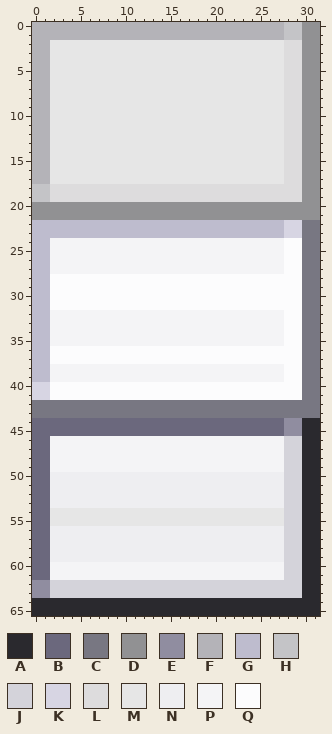
Sprite sheet -- res/vis/gui/gui_creation_newdialogue_textinput.png. The picture above is the old version.
The file is 32x66 pixels. Colours within 5 levels of each other are drawn and written as one.
Palette (. is transparent): A #2a292e  B #6b687d  C #787782  D #919193  E #908da0  F #b4b3b8  G #bebcce  H #c4c4c7  J #d4d3da  K #d7d5e3  L #dddcdd  M #e6e6e6  N #eeeef1  P #f4f4f6  Q #fcfcfd
Now the later version:
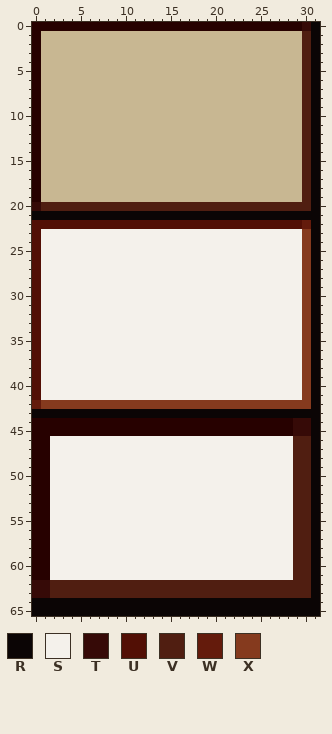
Colours new in this view: R #0b0505  S #f4f1eb  T #360a07  U #520f05  V #501e11  W #641b0c  X #853a1e
The exact change:
Colour B changes from #6b687d to #270100.
Colour M changes from #e6e6e6 to #c8b792.
Colour E becomes colour B in rows 44 to 45 at x 28.
Colour F becomes colour B in row 0 at x 0 to 27; in rows 1 to 17 at x 0.
Colour H becomes colour B in row 0 at x 28 to 29; in rows 18 to 19 at x 0.
Colour F becomes colour M in row 1 at x 1 to 27; in rows 2 to 17 at x 1.
Colour H becomes colour M in row 1 at x 28 to 29; in rows 18 to 19 at x 1.
Colour L becomes colour M in rows 2 to 17 at x 28 to 29; in rows 18 to 19 at x 2 to 29.
Colour A becomes colour R in rows 44 to 63 at x 31; in rows 64 to 65 at x 0 to 31.
Colour C becomes colour R in rows 22 to 42 at x 31; in row 43 at x 0 to 31.
Colour D becomes colour R in rows 0 to 20 at x 31; in row 21 at x 0 to 31.
Colour G becomes colour S in row 23 at x 1 to 27; in rows 24 to 39 at x 1.
Colour J becomes colour S in rows 46 to 61 at x 28.
Colour K becomes colour S in row 23 at x 28 to 29; in rows 40 to 41 at x 1.
Colour M becomes colour S in rows 54 to 55 at x 2 to 27.
Colour N becomes colour S in rows 50 to 53 at x 2 to 27; in rows 56 to 59 at x 2 to 27.
Colour P becomes colour S in rows 24 to 27 at x 2 to 27; in rows 32 to 35 at x 2 to 27; in rows 38 to 39 at x 2 to 27; in rows 46 to 49 at x 2 to 27; in rows 60 to 61 at x 2 to 27.
Colour Q becomes colour S in rows 24 to 27 at x 28 to 29; in rows 28 to 31 at x 2 to 29; in rows 32 to 35 at x 28 to 29; in rows 36 to 37 at x 2 to 29; in rows 38 to 39 at x 28 to 29; in rows 40 to 41 at x 2 to 29.
Colour A becomes colour T in rows 44 to 45 at x 30.
Colour D becomes colour T in row 0 at x 30; in row 20 at x 0.
Colour E becomes colour T in rows 44 to 45 at x 29; in rows 62 to 63 at x 0 to 1.
Colour G becomes colour U in row 22 at x 0 to 27; in rows 23 to 39 at x 0.
Colour K becomes colour U in row 22 at x 28 to 29; in rows 40 to 41 at x 0.
Colour A becomes colour V in rows 46 to 63 at x 30.
Colour D becomes colour V in rows 1 to 19 at x 30; in row 20 at x 1 to 30.
Colour J becomes colour V in rows 46 to 61 at x 29; in rows 62 to 63 at x 2 to 29.
Colour C becomes colour W in row 22 at x 30; in row 42 at x 0.
Colour C becomes colour X in rows 23 to 41 at x 30; in row 42 at x 1 to 30.
Where, in picture pixels (left, top, right, bottom), the same in both pictures:
changed: (32, 22, 320, 616)
